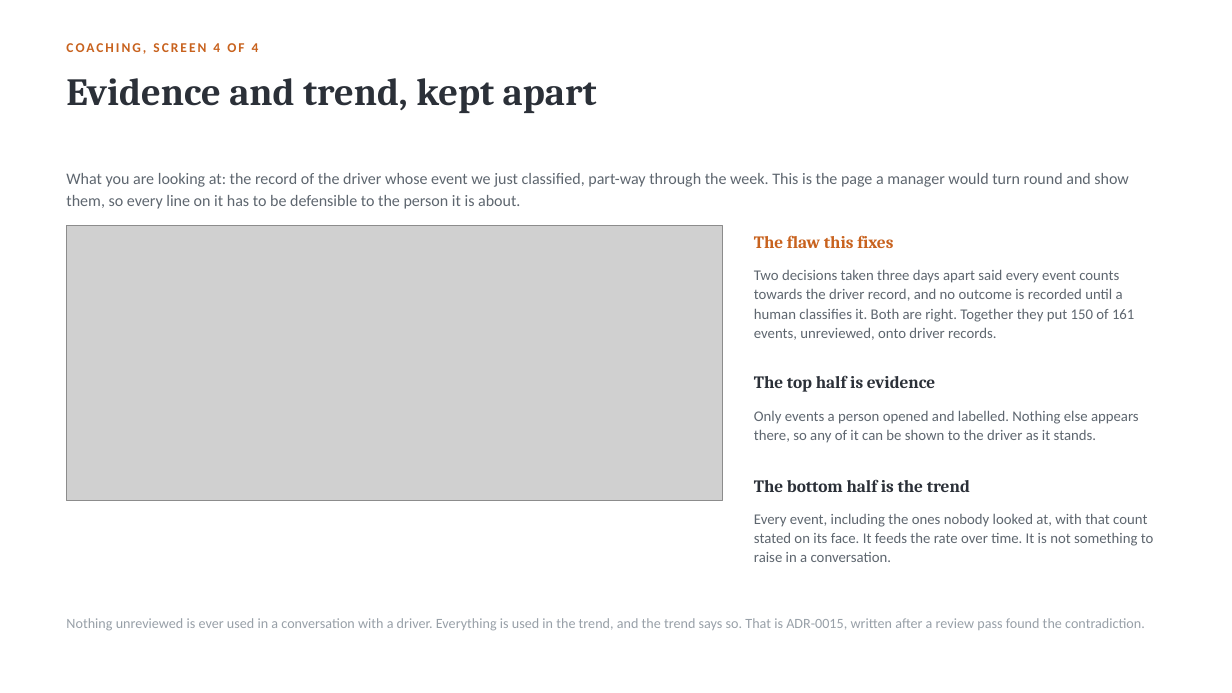
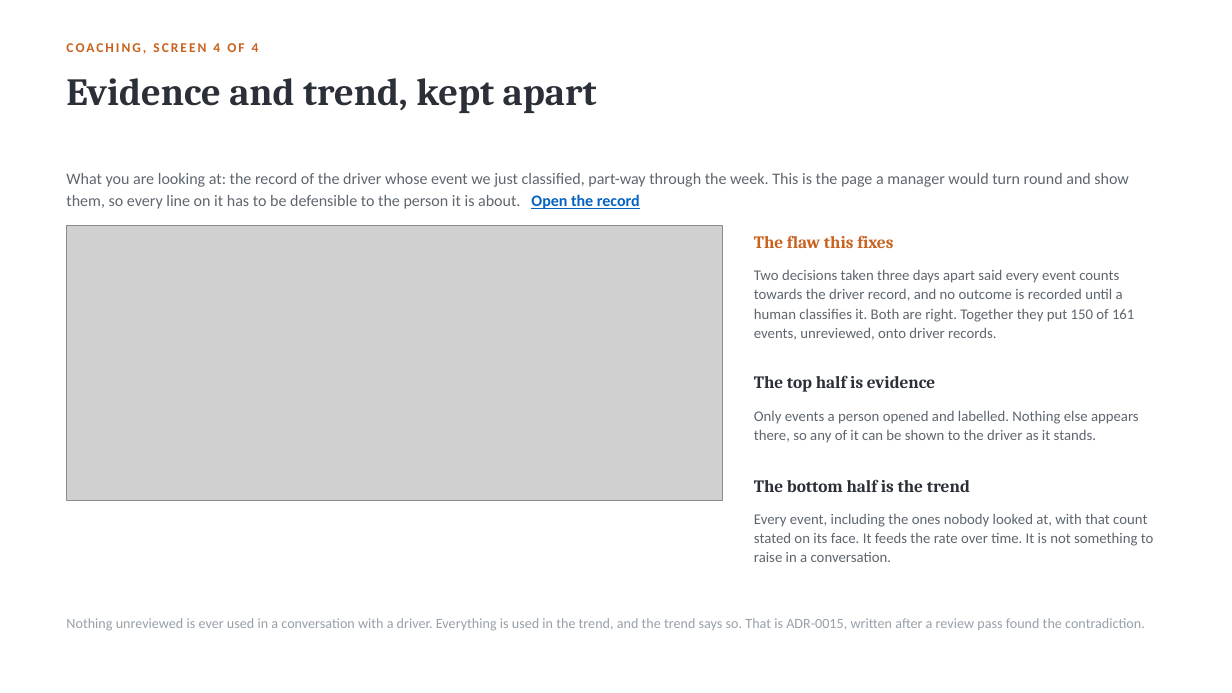
Before and after one commit to dannydaley76/cameramatics-product-brain, a slide deck: slide 11 of deck/cameramatics-danny-daley.pptx. Drawn at 1232x693 pixels with LibreOffice and Linux fonts; fonts in the diff are those of the drawing; grey boxes stand for pictures. Boxes give left, top, right and bottom in pixels: in the first picture for what was removed or moved away, otherwise in the second. Text is boxed around its words. In the diff, an @@ line names an element or a change of style, - is before the commit and + after.

```diff
--- a/deck/cameramatics-danny-daley.pptx
+++ b/deck/cameramatics-danny-daley.pptx
@@ text at bbox=[66, 173, 1129, 209]: text changed @@
-What you are looking at: the record of the driver whose event we just classified, part-way through the week. This is the page a manager would turn round and show them, so every line on it has to be defensible to the person it is about.
+What you are looking at: the record of the driver whose event we just classified, part-way through the week. This is the page a manager would turn round and show them, so every line on it has to be defensible to the person it is about. Open the record
```
Also in this commit, not shown: 6 other slides changed, 5 other files.
